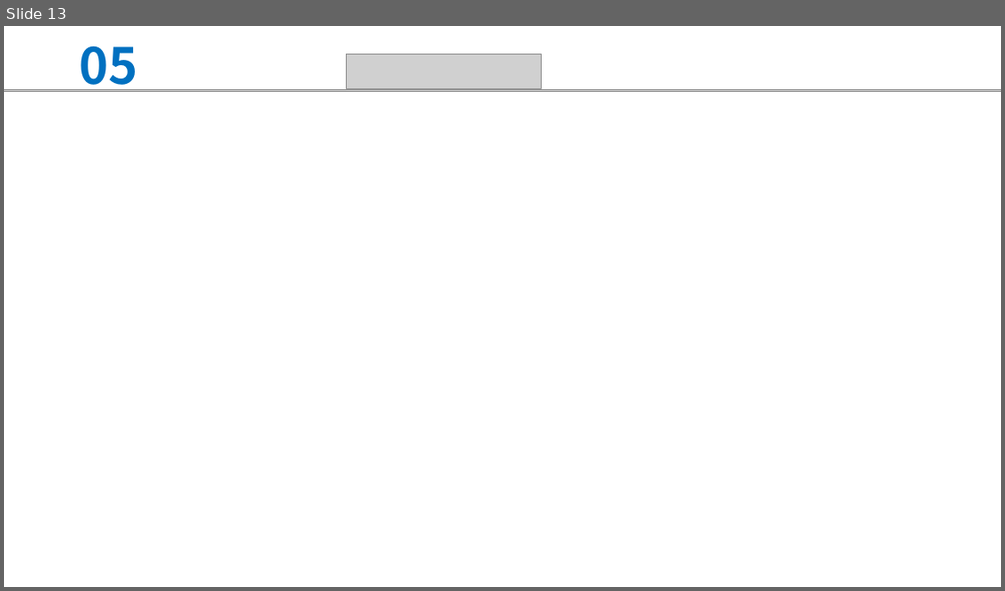
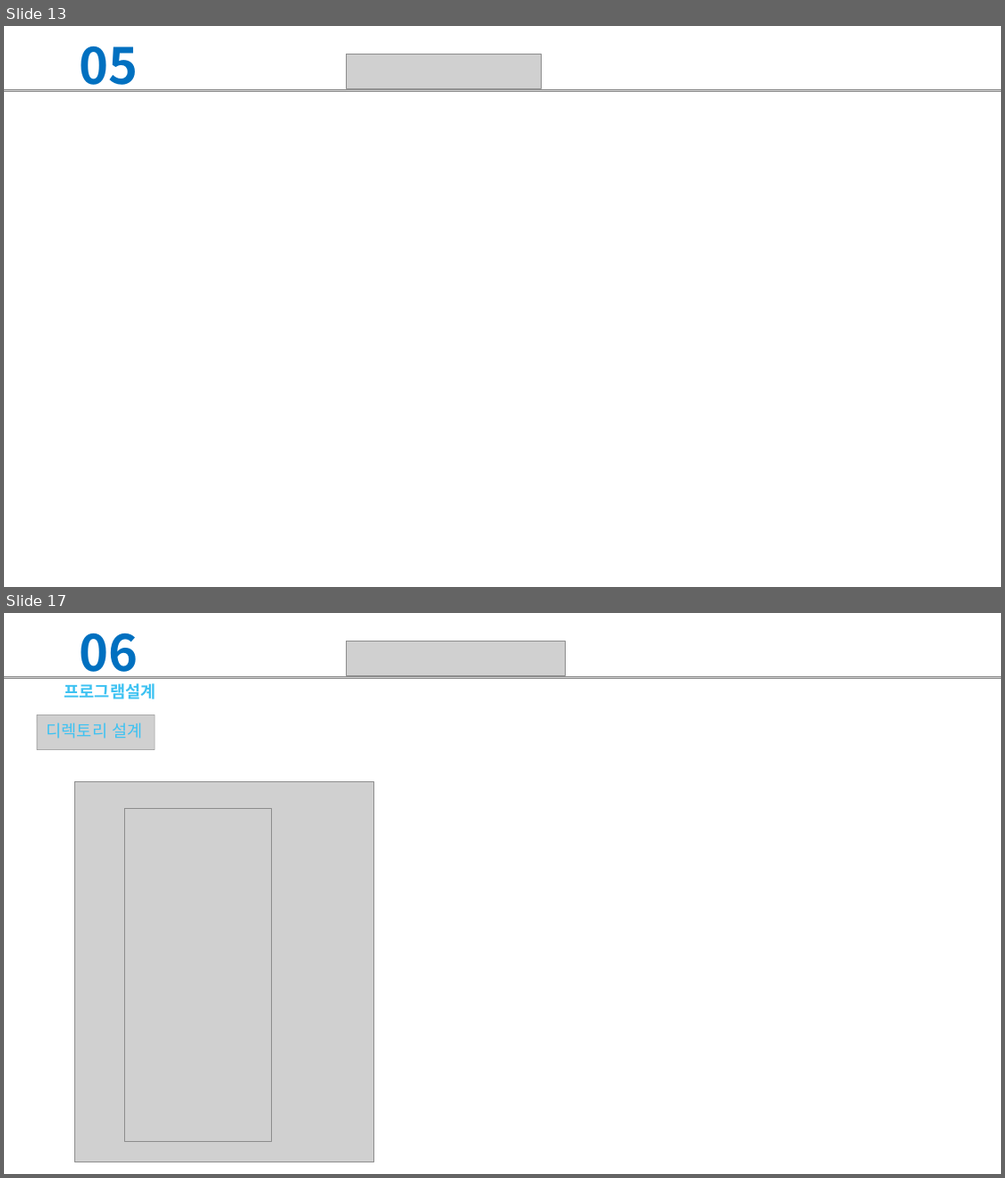
Before and after one commit to juhyeonjong2/DongStagram, a slide deck: Documents/8. 발표/2. 최종발표/최종발표.pptx. Shown one above the other, each under a label of ours: slide 13 before the commit, slides 13 and 17 after it; the slides between them are not shown. The pictures are 1005x591 and 1005x1178 pixels, drawn with LibreOffice and Linux fonts; fonts in the diff are those of the drawing; grey boxes stand for pictures; background and template pictures are left out. Boxes give left, top, right and bottom in pixels: in the first picture for what was removed or moved away, otherwise in the second. Text is boxed around its words. In the diff, an @@ line names an element or a change of style, - is before the commit and + after.

```diff
--- a/Documents/8. 발표/2. 최종발표/최종발표.pptx
+++ b/Documents/8. 발표/2. 최종발표/최종발표.pptx
@@ slide 17 added at [4,613,1001,1174], background #FFFFFF @@
@@ text added at [65,633,156,699], 24 pt, text #3DC2F2, bold @@
+06
+프로그램설계
@@ picture added at [347,641,566,675] @@
@@ picture added at [4,676,1001,678] @@
@@ picture added at [37,714,154,749] @@
@@ text added at [47,722,143,738], 24 pt, text #3DC2F2 @@
+디렉토리 설계
@@ picture added at [74,781,373,1161] @@
@@ picture added at [125,808,272,1142] @@
```
Also in this commit, not shown: 8 slides changed, 2 other slides added, 1 other file.
